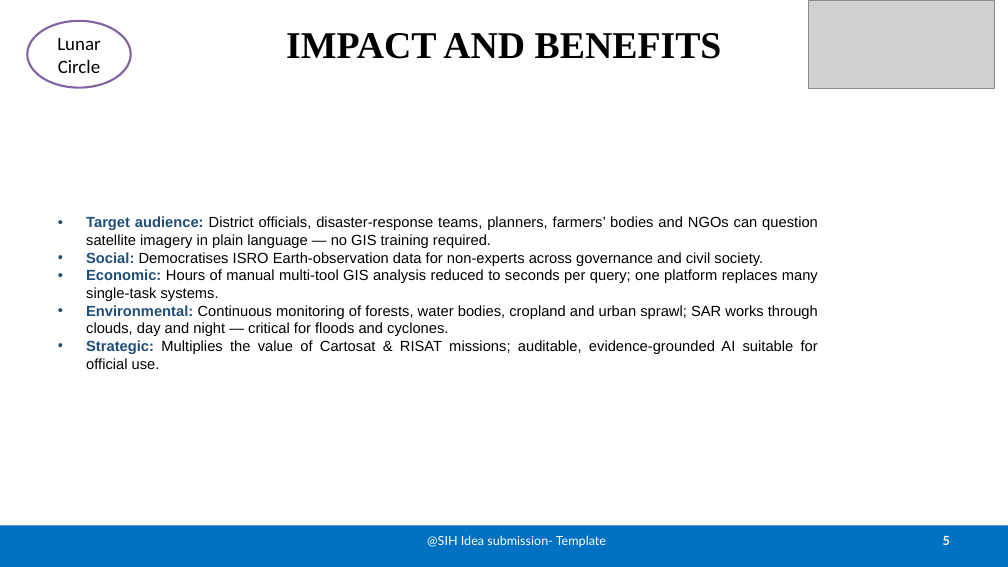
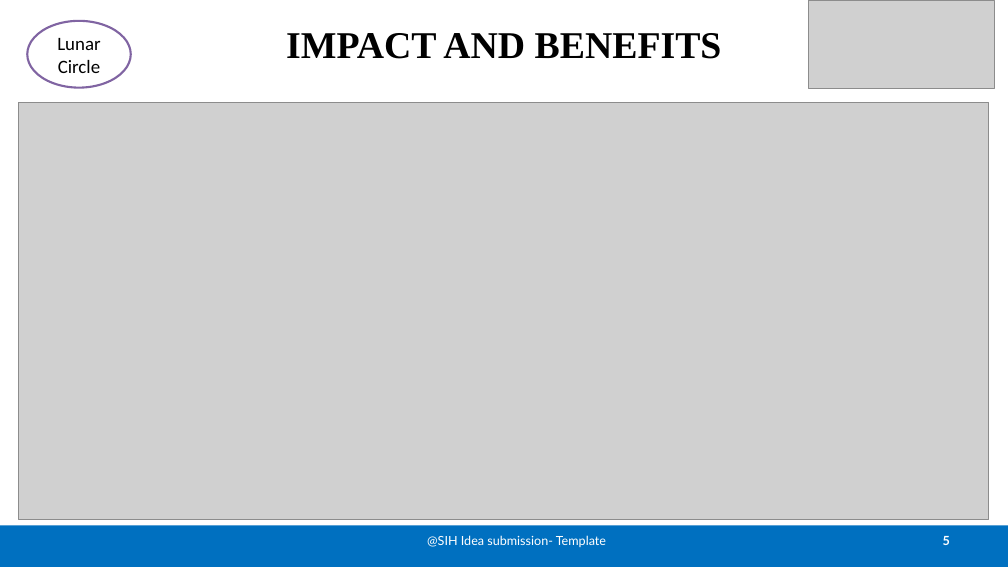
Before and after one commit to Gangadhar017/Lunar_circle, a slide deck: slide 5 of docs/SatQuery_AI_SIH_26167_SUBMISSION.pptx. Drawn at 1008x567 pixels with LibreOffice and Linux fonts; fonts in the diff are those of the drawing; grey boxes stand for pictures. Boxes give left, top, right and bottom in pixels: in the first picture for what was removed or moved away, otherwise in the second. Text is boxed around its words. In the diff, an @@ line names an element or a change of style, - is before the commit and + after.

Commit message:
Submission v2: designed infographic panels inside the official SIH template

```diff
--- a/docs/SatQuery_AI_SIH_26167_SUBMISSION.pptx
+++ b/docs/SatQuery_AI_SIH_26167_SUBMISSION.pptx
@@ picture added at [19,102,989,520] @@
@@ text removed at [86,216,818,369] @@
-• Target audience: District officials, disaster-response teams, planners, farmers’ bodies and NGOs can question satellite imagery in plain language — no GIS training required.
-• Social: Democratises ISRO Earth-observation data for non-experts across governance and civil society.
-• Economic: Hours of manual multi-tool GIS analysis reduced to seconds per query; one platform replaces many single-task systems.
-• Environmental: Continuous monitoring of forests, water bodies, cropland and urban sprawl; SAR works through clouds, day and night — critical for floods and cyclones.
-• Strategic: Multiplies the value of Cartosat & RISAT missions; auditable, evidence-grounded AI suitable for official use.
```
Also in this commit, not shown: 4 other slides changed, 1 other file.
